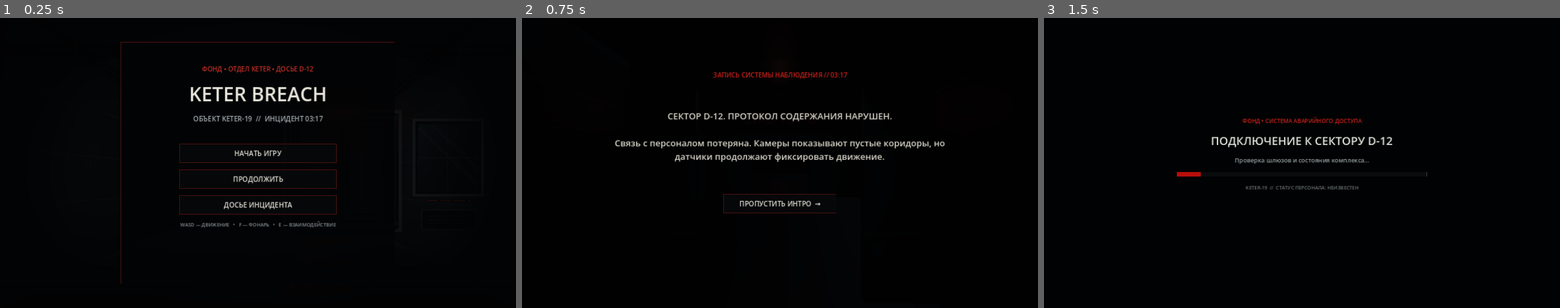
Above: before the commit, frames 1-3 (left to right).
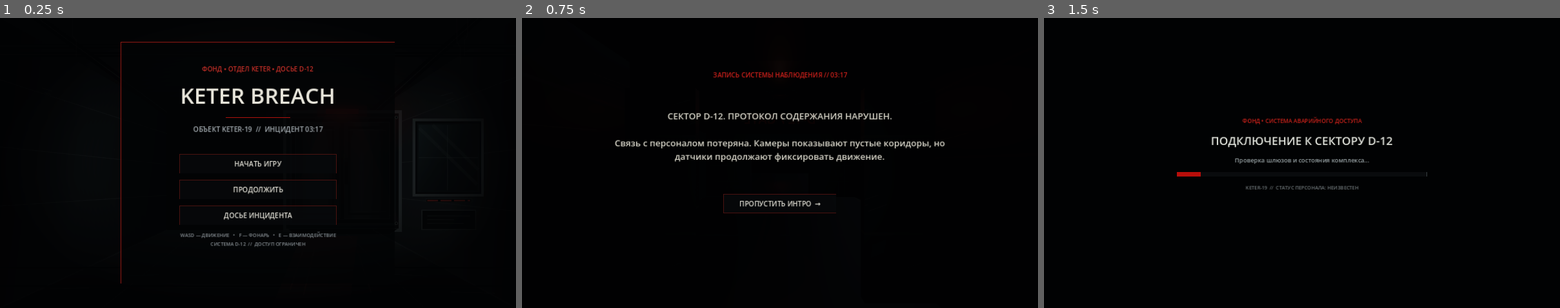
Above: after the commit, the same moments.

Repository: Keter-Breach/keter-breach.ru
Game: Godot game, scene res://scenes/main.tscn
Two runs of this game, one before a commit and one after it. Both use one fixed random seed, a clock stepped at 60 frames per second and the inputs below.
Inputs:
- Up to frame 1 (0.25 s): no input
- Up to frame 2 (0.75 s): click "НАЧАТЬ ИГРУ" at 0.5 s
- Up to frame 3 (1.5 s): click "ПРОПУСТИТЬ ИНТРО →" at 1.25 s

The runs differ from the first frame. In frame 1, 4.1% of the frame differs, in the area x 23-77%, y 8-92%; in frame 2, nothing differs; in frame 3, nothing differs.

Commit message:
Refresh main menu contrast and incident dossier styling

Diff:
--- a/godot-prototype/scripts/main.gd
+++ b/godot-prototype/scripts/main.gd
@@ -448,7 +448,7 @@
 	background.set_anchors_and_offsets_preset(Control.PRESET_FULL_RECT)
 	menu_root.add_child(background)
 	var shade := ColorRect.new()
-	shade.color = Color(0.008, 0.012, 0.018, 0.72)
+	shade.color = Color(0.008, 0.012, 0.018, 0.56)
 	shade.set_anchors_and_offsets_preset(Control.PRESET_FULL_RECT)
 	shade.mouse_filter = Control.MOUSE_FILTER_IGNORE
 	menu_root.add_child(shade)
@@ -458,8 +458,8 @@
 	menu_panel.position = Vector2(-340, -300)
 	menu_panel.size = Vector2(680, 600)
 	var panel_style := StyleBoxFlat.new()
-	panel_style.bg_color = Color(0.008, 0.013, 0.017, 0.88)
-	panel_style.border_color = Color(0.34, 0.075, 0.065, 0.9)
+	panel_style.bg_color = Color(0.008, 0.013, 0.017, 0.82)
+	panel_style.border_color = Color(0.58, 0.10, 0.075, 0.98)
 	panel_style.set_border_width_all(1)
 	panel_style.set_content_margin_all(24)
 	menu_panel.add_theme_stylebox_override("panel", panel_style)
@@ -480,9 +480,15 @@
 	var title := Label.new()
 	title.text = "KETER BREACH"
 	title.horizontal_alignment = HORIZONTAL_ALIGNMENT_CENTER
-	title.add_theme_font_size_override("font_size", 48)
+	title.add_theme_font_size_override("font_size", 54)
 	title.add_theme_color_override("font_color", Color(0.91, 0.9, 0.86))
 	column.add_child(title)
+	var title_rule := ColorRect.new()
+	title_rule.name = "TitleRule"
+	title_rule.color = Color(0.72, 0.075, 0.055, 0.95)
+	title_rule.custom_minimum_size = Vector2(160, 2)
+	title_rule.size_flags_horizontal = Control.SIZE_SHRINK_CENTER
+	column.add_child(title_rule)
 	var subtitle := Label.new()
 	subtitle.text = "ОБЪЕКТ KETER-19  //  ИНЦИДЕНТ 03:17"
 	subtitle.horizontal_alignment = HORIZONTAL_ALIGNMENT_CENTER
@@ -496,7 +502,7 @@
 	_add_menu_button(column, "ПРОДОЛЖИТЬ", _continue_game)
 	_add_menu_button(column, "ДОСЬЕ ИНЦИДЕНТА", _show_dossier)
 	var footer := Label.new()
-	footer.text = "WASD — ДВИЖЕНИЕ   •   F — ФОНАРЬ   •   E — ВЗАИМОДЕЙСТВИЕ"
+	footer.text = "WASD — ДВИЖЕНИЕ   •   F — ФОНАРЬ   •   E — ВЗАИМОДЕЙСТВИЕ\nСИСТЕМА D-12  //  ДОСТУП ОГРАНИЧЕН"
 	footer.horizontal_alignment = HORIZONTAL_ALIGNMENT_CENTER
 	footer.add_theme_font_size_override("font_size", 12)
 	footer.add_theme_color_override("font_color", Color(0.52, 0.55, 0.57))
